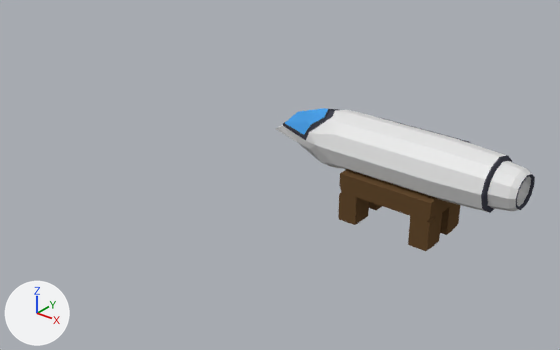
An edit to the Blender file Blender/Scene/Space.blend, drawn before and after from the same camera.
Before and after are seen from a 50 mm camera at (14.0, -24.2, 12.7) aimed at (-2.6, -3.5, -0.2). The axes (+X, +Y, +Z) are drawn at lower left. The lights are the same throughout.

Objects in the first picture: 'HautEtablit', 'Icosphere', 'PiedEtablit'.
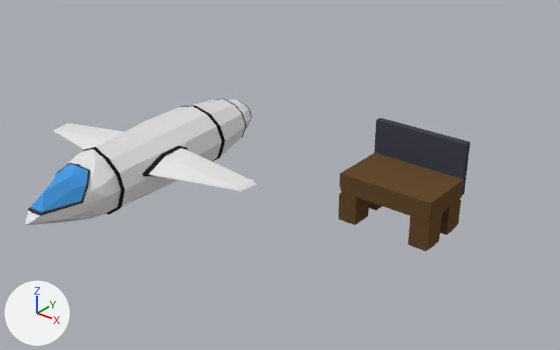
Diff of the bpy script that builds the scene:
```diff
--- a/Blender/Scene/Space.blend.py
+++ b/Blender/Scene/Space.blend.py
@@ mat_caoutchoux @@
+mat_caoutchoux = diffuse_material('Caoutchoux')
+mat_caoutchoux.base_color = (0.0174, 0.0174, 0.0174)  # black #242424
+mat_caoutchoux.roughness = 0.5
@@ mat_firemetal @@
+mat_firemetal = diffuse_material('FireMetal')
+mat_firemetal.base_color = (0.311, 0.00795, 0.00602)  # red #971612
+mat_firemetal.roughness = 0.5
@@ me_icosphere_005 @@
+me_icosphere_005.from_pydata(...)  # 43 vertices, 47 faces; spans x -1.21..1.19, y -1.74..2.22, z 0.44..1.14
+# faces by material slot: [23, 24]
+me_icosphere_005.materials.append(mat_whitemetal)  # white #e7e7e7
+me_icosphere_005.materials.append(mat_caoutchoux)  # black #242424
@@ me_icosphere_004 @@
+me_icosphere_004.from_pydata(...)  # 43 vertices, 47 faces; spans x -0.99..1.41, y -2.29..1.67, z 0.43..1.12
+# faces by material slot: [23, 24]
+me_icosphere_004.materials.append(mat_whitemetal)  # white #e7e7e7
+me_icosphere_004.materials.append(mat_caoutchoux)  # black #242424
@@ me_icosphere_003 @@
+me_icosphere_003.from_pydata(...)  # 158 vertices, 165 faces; spans x -1.88..1.22, y -1.21..1.91, z 0.26..2.92
+# faces by material slot: [55, 55, 33, 22]
+me_icosphere_003.materials.append(mat_whitemetal)  # white #e7e7e7
+me_icosphere_003.materials.append(mat_metal)  # dark grey #454752
+me_icosphere_003.materials.append(mat_caoutchoux)  # black #242424
+me_icosphere_003.materials.append(mat_firemetal)  # red #971612
@@ me_icosphere_1 @@
+me_icosphere_1.from_pydata(...)  # 212 vertices, 233 faces; spans x -2.69..3.15, y -1.66..1.65, z -1.54..1.25
+# faces by material slot: [119, 114]
+me_icosphere_1.materials.append(mat_whitemetal)  # white #e7e7e7
+me_icosphere_1.materials.append(mat_caoutchoux)  # black #242424
@@ me_icosphere_002 @@
+me_icosphere_002.from_pydata(...)  # 117 vertices, 145 faces; spans x -1.7..1.92, y -1.53..1.24, z 0.36..3.07
+# faces by material slot: [77, 17, 18, 33]
+me_icosphere_002.materials.append(mat_whitemetal)  # white #e7e7e7
+me_icosphere_002.materials.append(mat_blueglass)  # blue #50a4e7
+me_icosphere_002.materials.append(mat_metal)  # dark grey #454752
+me_icosphere_002.materials.append(mat_caoutchoux)  # black #242424
@@ ob_icosphere @@
-ob_icosphere = bpy.data.objects.new('Icosphere', me_icosphere)
-ob_icosphere.location = (-2.75, -0.12, 0.36)
@@ ob_rightwing @@
+ob_rightwing = bpy.data.objects.new('RightWing', me_icosphere_005)
+ob_rightwing.location = (-11.97, -5.57, -1.02)
+ob_rightwing.rotation_euler = (0.0, 0.0, 1.643)  # degrees (0, 0, 94)
+ob_rightwing.scale = (1.0, -1.0, 1.0)
@@ ob_leftwing @@
+ob_leftwing = bpy.data.objects.new('LeftWing', me_icosphere_004)
+ob_leftwing.location = (-5.36, -5.3, -1.02)
+ob_leftwing.rotation_euler = (0.0, 0.0, 7.926)  # degrees (0, 0, 94)
@@ ob_reactor @@
+ob_reactor = bpy.data.objects.new('Reactor', me_icosphere_003)
+ob_reactor.location = (-8.39, 0.04, -2.21)
+ob_reactor.rotation_euler = (0.0, 0.0, 7.926)  # degrees (0, 0, 94)
@@ ob_mainship @@
+ob_mainship = bpy.data.objects.new('MainShip', me_icosphere_1)
+ob_mainship.location = (-8.43, -4.98, -0.45)
+ob_mainship.rotation_euler = (0.0, 0.0, 1.643)  # degrees (0, 0, 94)
@@ ob_cockpit @@
+ob_cockpit = bpy.data.objects.new('CockPit', me_icosphere_002)
+ob_cockpit.location = (-8.36, -9.39, -2.28)
+ob_cockpit.rotation_euler = (0.0, 0.0, 7.926)  # degrees (0, 0, 94)
```

Location of each change, (x1, y1, x2, y2) in pixels of the pictures (560 x 350 px):
'Icosphere', deleted: before (276, 108, 535, 213)
    faces in mat_whitemetal (white #e7e7e7): (276, 110, 531, 212)
    faces in mat_metal (dark grey #454752): (283, 109, 535, 213)
    faces in mat_blueglass (blue #50a4e7): (285, 108, 328, 134)
'MainShip', added: after (86, 105, 223, 215)
    faces in mat_whitemetal (white #e7e7e7): (95, 106, 222, 207)
    faces in mat_caoutchoux (black #242424): (86, 105, 223, 215)
'CockPit', added: after (25, 147, 121, 225)
    faces in mat_whitemetal (white #e7e7e7): (25, 149, 121, 225)
    faces in mat_blueglass (blue #50a4e7): (30, 164, 88, 212)
    faces in mat_metal (dark grey #454752): (28, 163, 90, 216)
'LeftWing', added: after (146, 146, 257, 191)
    faces in mat_whitemetal (white #e7e7e7): (149, 148, 257, 191)
'Reactor', added: after (189, 99, 252, 161)
    faces in mat_whitemetal (white #e7e7e7): (189, 99, 251, 156)
'RightWing', added: after (53, 123, 124, 150)
'PlaqueEtablit', unchanged, uncovered by the edit: before (382, 118, 470, 143); after (374, 118, 470, 195)
